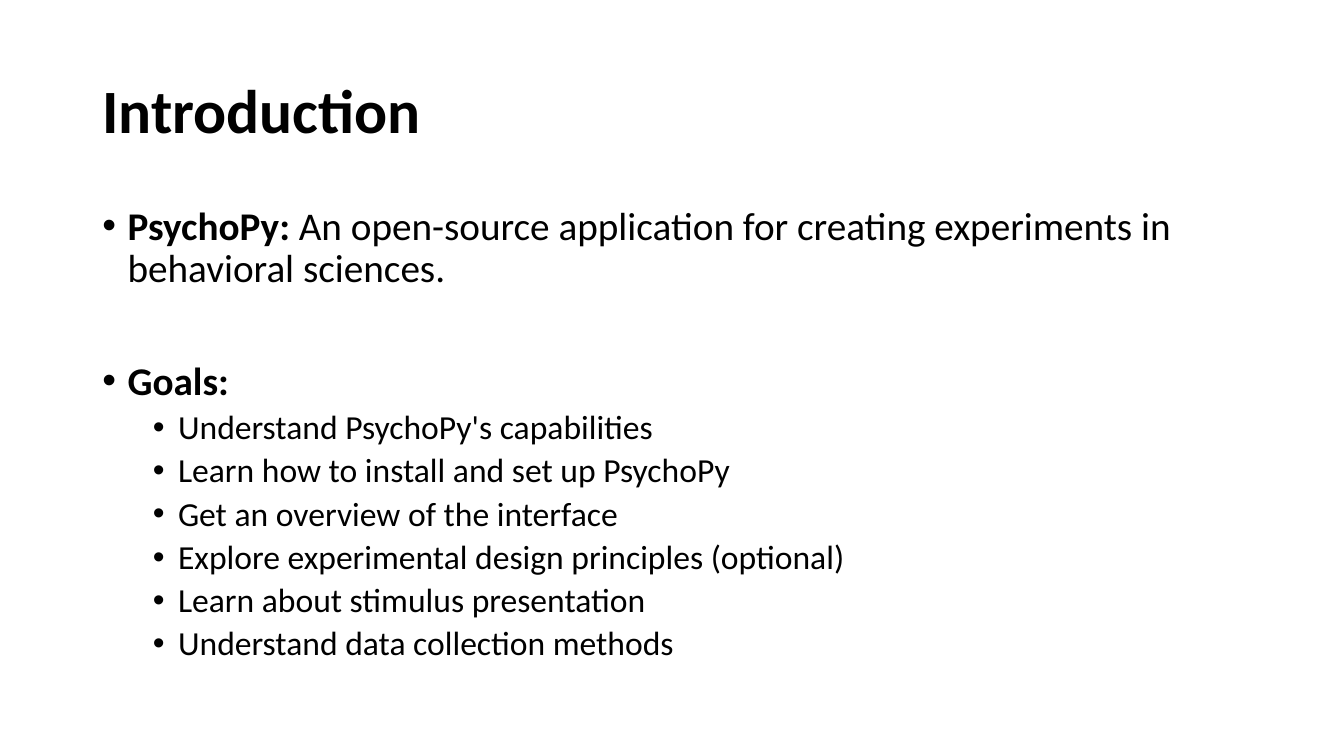
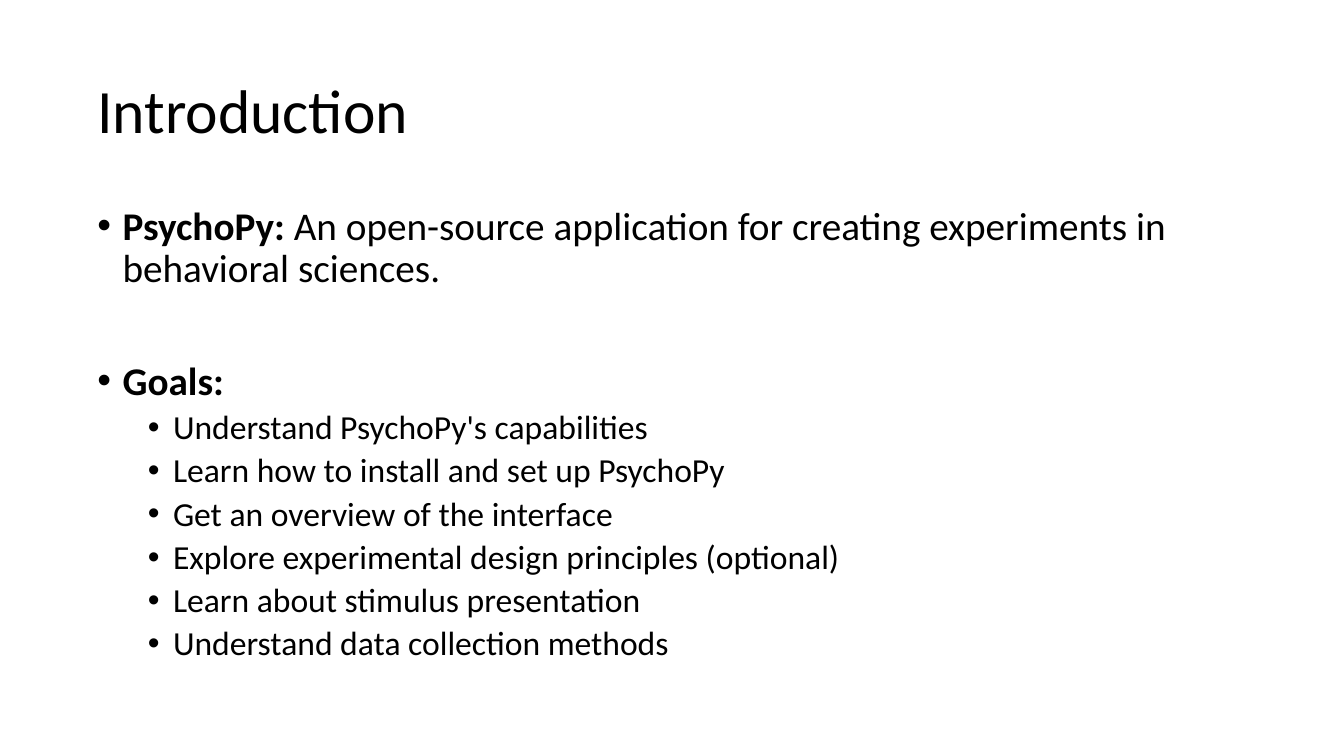
Before and after one commit to caggursoy/PsychoPy-Intro-Course, a slide deck: slide 2 of intro-psychopy/part2.pptx. Drawn at 1344x756 pixels with LibreOffice and Linux fonts; fonts in the diff are those of the drawing. Boxes give left, top, right and bottom in pixels: in the first picture for what was removed or moved away, otherwise in the second. Text is boxed around its words. In the diff, an @@ line names an element or a change of style, - is before the commit and + after.

```diff
--- a/intro-psychopy/part2.pptx
+++ b/intro-psychopy/part2.pptx
@@ title "Introduction" at (97, 90, 408, 134): bold off @@
@@ text "PsychoPy: An open-source application for ...": place and size @@
-text "PsychoPy: An open-source application for ..." at (128, 212, 1171, 656)
+text "PsychoPy: An open-source application for ..." at (123, 212, 1166, 656)
```
Also in this commit, not shown: 6 other slides changed, 13 slides added, 1 other file.
